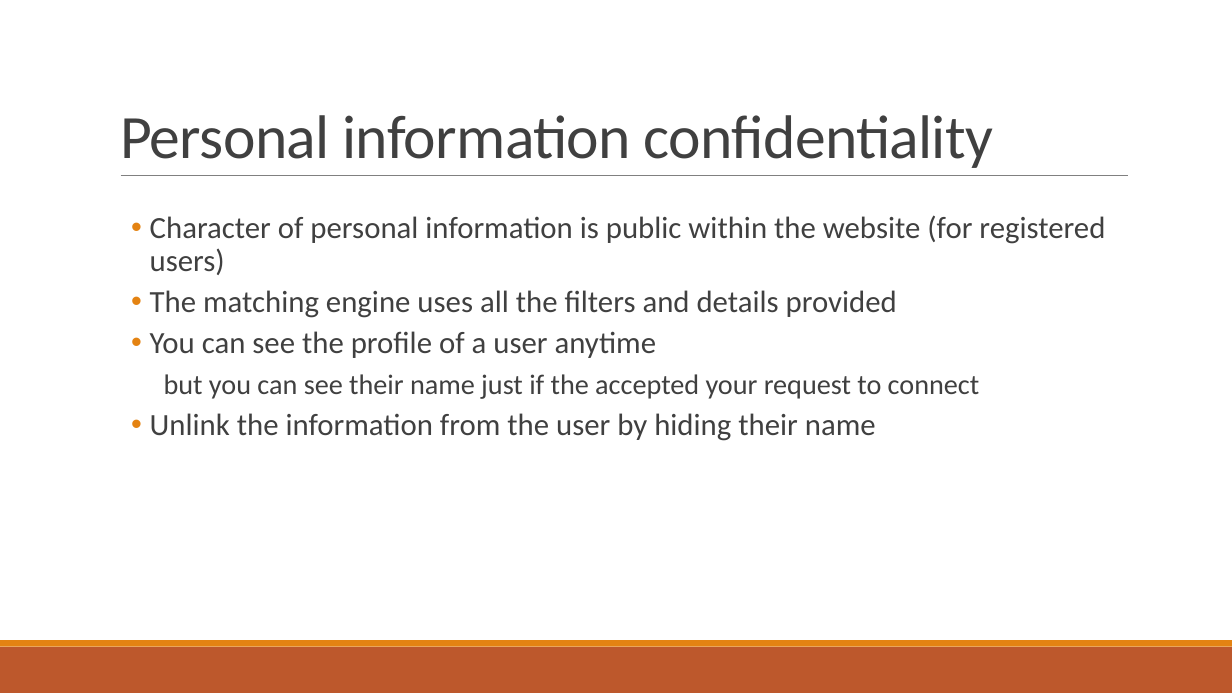
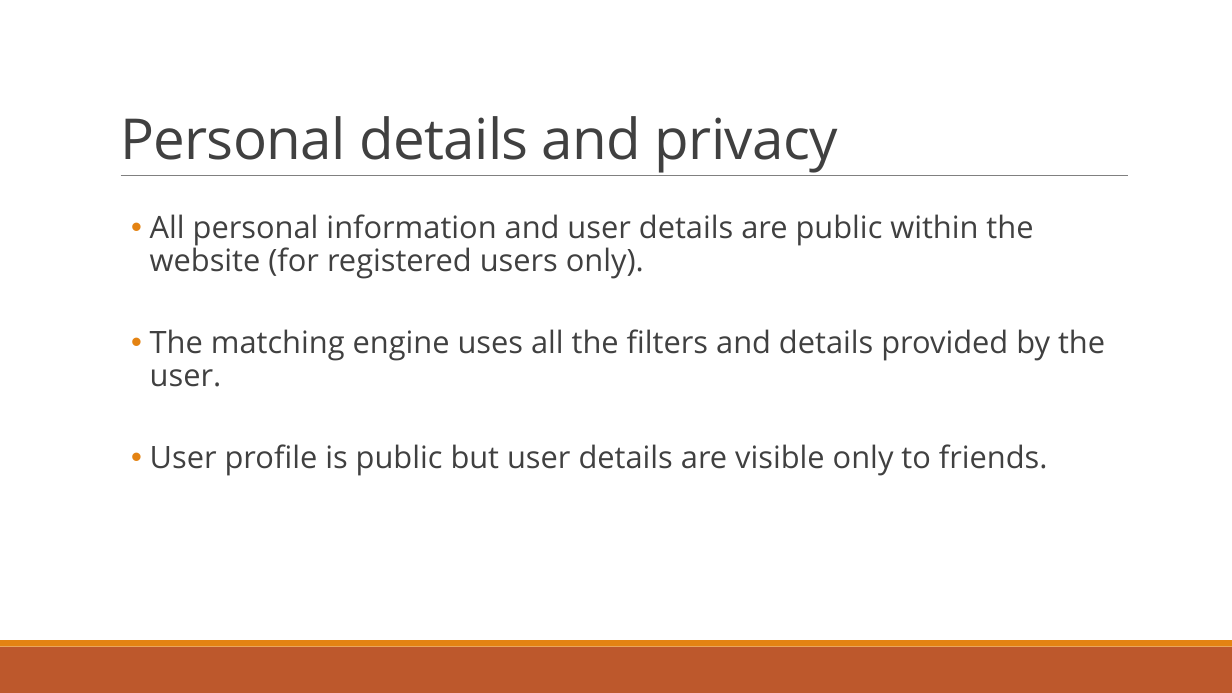
Before and after one commit to dragosthealex/roomies, a slide deck: slide 21 of res/presentation1/final_presentation.pptx (slide 30 before the commit). Drawn at 1232x693 pixels with LibreOffice and Linux fonts; fonts in the diff are those of the drawing. Boxes give left, top, right and bottom in pixels: in the first picture for what was removed or moved away, otherwise in the second. Text is boxed around its words. In the diff, an @@ line names an element or a change of style, - is before the commit and + after.

Commit message:
final ppt added

```diff
--- a/res/presentation1/final_presentation.pptx
+++ b/res/presentation1/final_presentation.pptx
@@ title at [120, 116, 838, 173]: text changed; size 48 to 44 pt; font Calibri to Open Sans @@
-Personal information confidentiality
+Personal details and privacy
@@ text at [150, 214, 1105, 476]: text changed; font Calibri to Open Sans @@
-  • Character of personal information is public within the website (for registered users)
-  • The matching engine uses all the filters and details provided
-  • You can see the profile of a user anytime
-    but you can see their name just if the accepted your request to connect
-  • Unlink the information from the user by hiding their name
+  • All personal information and user details are public within the website (for registered users only).
+  • The matching engine uses all the filters and details provided by the user.
+  • User profile is public but user details are visible only to friends.
```
Also in this commit, not shown: 10 other slides changed, 9 slides added, 18 slides removed, 1 other file.
